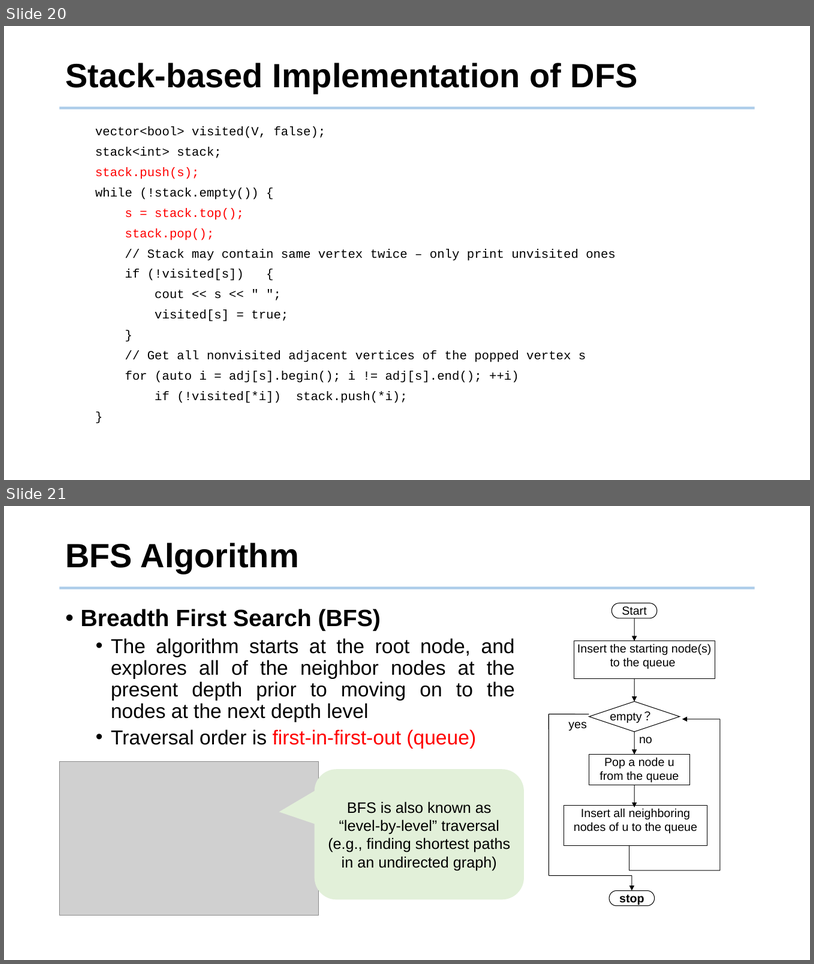
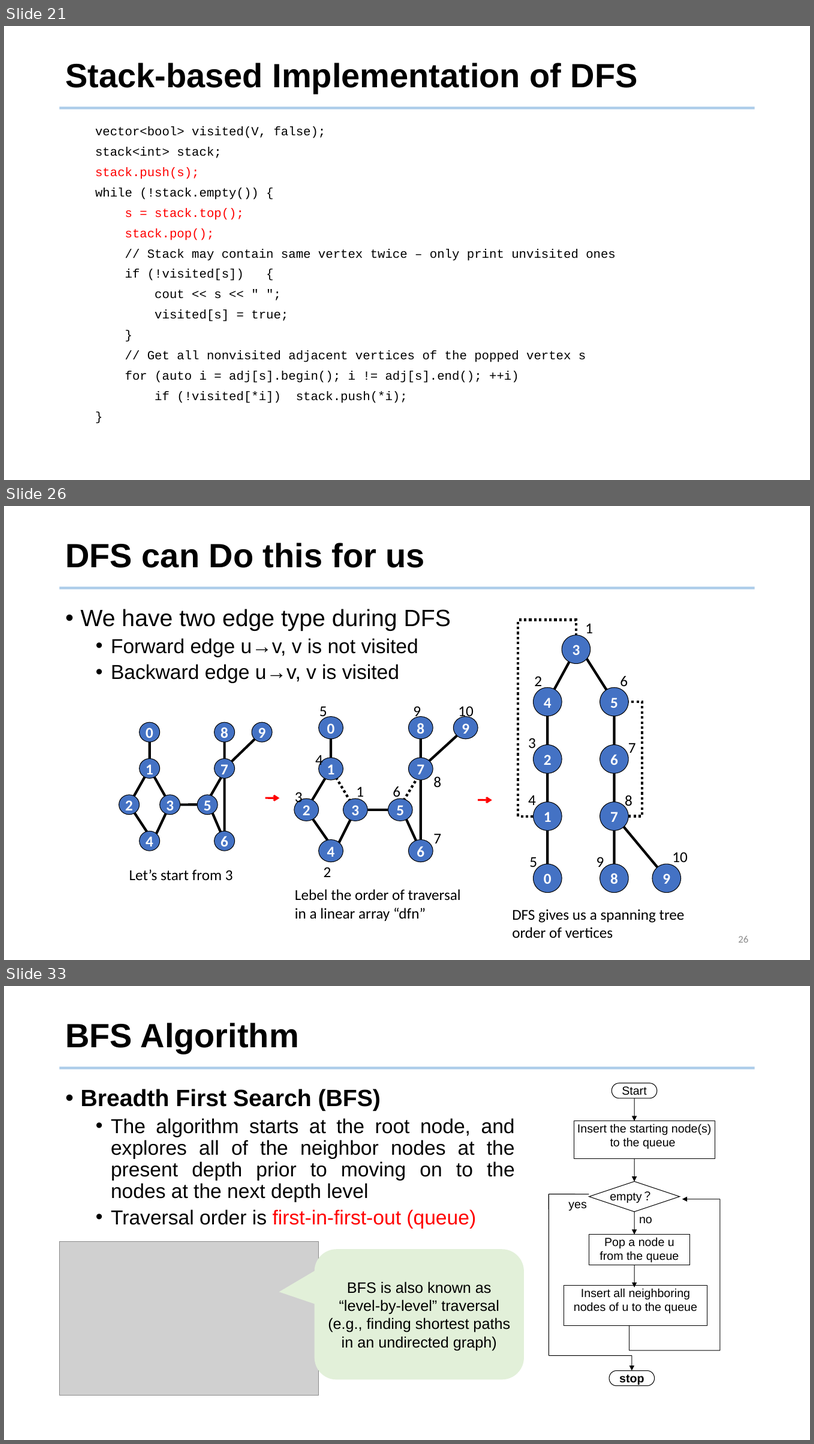
Before and after one commit to tsung-wei-huang/ece5960-physical-design, a slide deck: Lectures/lecture7.pptx. Shown one above the other, each under a label of ours: slides 20 and 21 before the commit, slides 21, 26 and 33 after it; the slides between them are not shown. The pictures are 814x964 and 814x1444 pixels, drawn with LibreOffice and Linux fonts; fonts in the diff are those of the drawing; grey boxes stand for pictures; background and template pictures are left out. Boxes give left, top, right and bottom in pixels: in the first picture for what was removed or moved away, otherwise in the second. Text is boxed around its words. In the diff, an @@ line names an element or a change of style, - is before the commit and + after.

```diff
--- a/Lectures/lecture7.pptx
+++ b/Lectures/lecture7.pptx
@@ slide 26 added at [4,506,810,960], background #FFFFFF; not listed: 1 template element that a slide beside it also shows @@
@@ title added at [65,543,425,568], 40 pt, text #000000, bold @@
+DFS can Do this for us
@@ text added at [81,609,451,683], 24 pt, text #000000 @@
+• We have two edge type during DFS
+  • Forward edge u→v, v is not visited
+  • Backward edge u→v, v is visited
@@ group added at [519,620,688,892]: 10 ellipses, 10 texts, 9 lines, 2 elbow lines @@
+0
+1
+2
+3
+4
+5
+7
+6
+8
+9
+1
+2
+3
+4
+5
+6
+7
+8
+9
+10
@@ group added at [294,706,477,877]: 11 lines, 10 ellipses, 10 texts @@
+0
+1
+2
+3
+4
+5
+7
+6
+8
+9
+1
+2
+3
+4
+5
+6
+7
+8
+9
+10
@@ group added at [119,722,273,851]: 11 lines, 10 ellipses @@
+0
+1
+2
+3
+4
+5
+7
+6
+8
+9
@@ arrow added from (266, 798) to (280, 798), #FF0000 2.25 pt @@
@@ arrow added from (478, 800) to (492, 800), #FF0000 2.25 pt @@
@@ text added at [129,869,233,880], 18 pt, text #000000 @@
+Let’s start from 3
@@ text added at [295,889,461,921], 18 pt, text #000000 @@
+Lebel the order of traversal in a linear array “dfn”
@@ text added at [512,909,685,937], 18 pt, text #000000 @@
+DFS gives us a spanning tree order of vertices
@@ page number added at [738,936,749,942], 12 pt, text #8C8C8C @@
+26
@@ what was slide 20 is now slide 21 @@
@@ what was slide 21 is now slide 33 @@
```
Also in this commit, not shown: 10 slides changed, 11 other slides added.
